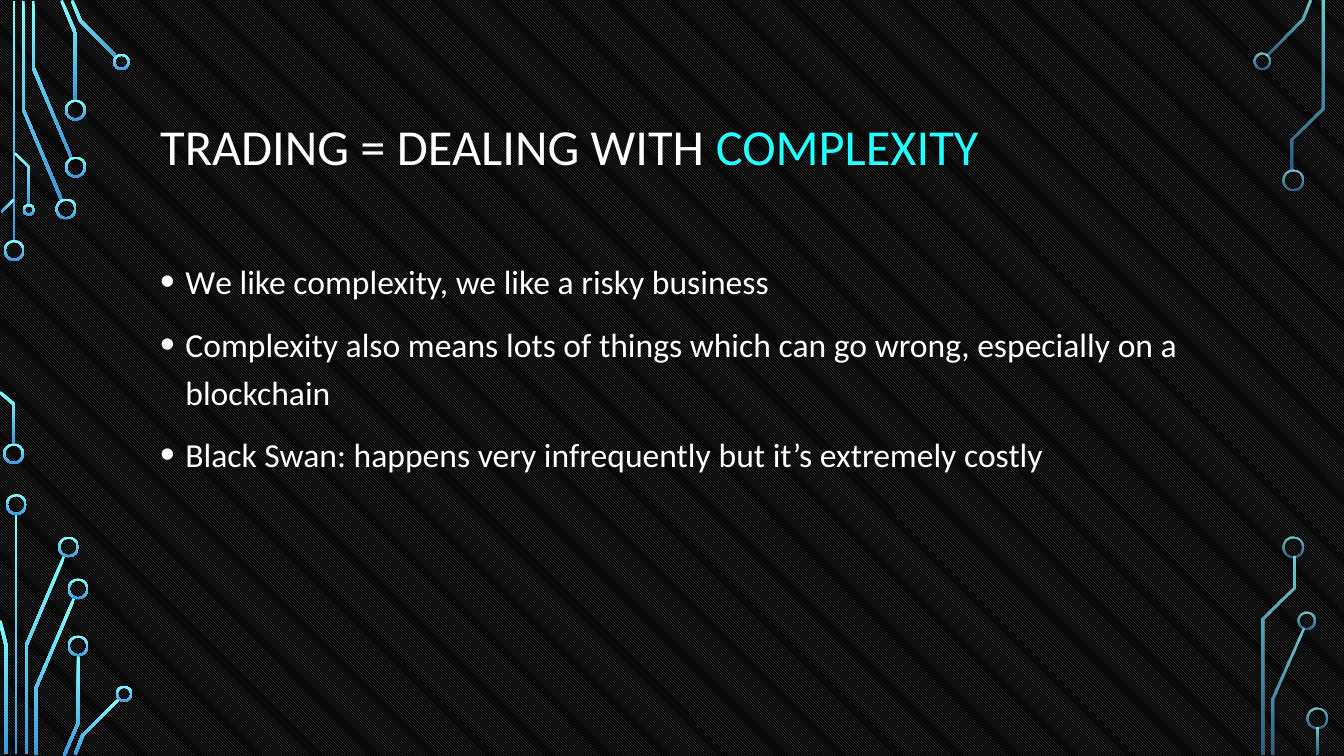
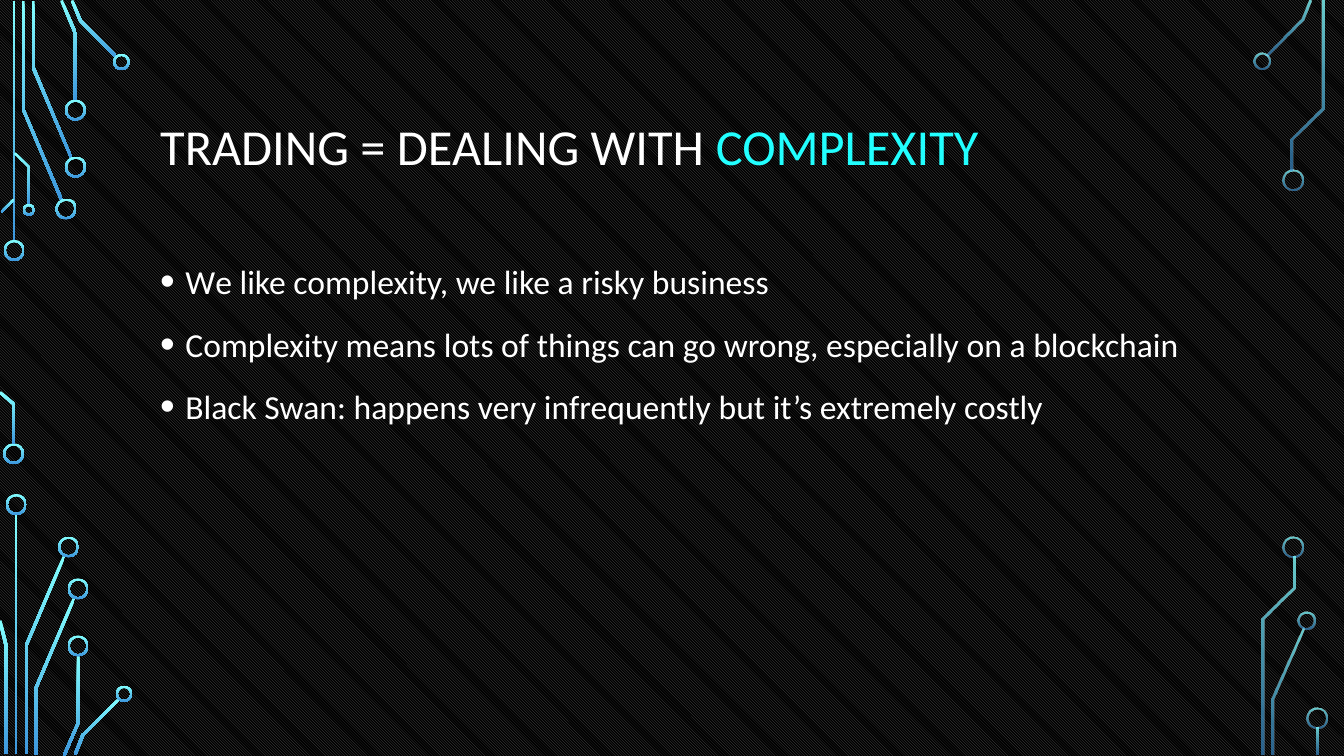
Before and after one commit to tokenika/tokenika.github.io, a slide deck: slide 7 of eostalk/EOS Talk Lodz2.pptx. Drawn at 1344x756 pixels with LibreOffice and Linux fonts; fonts in the diff are those of the drawing; background and template pictures are left out. Boxes give left, top, right and bottom in pixels: in the first picture for what was removed or moved away, otherwise in the second. Text is boxed around its words. In the diff, an @@ line names an element or a change of style, - is before the commit and + after.

```diff
--- a/eostalk/EOS Talk Lodz2.pptx
+++ b/eostalk/EOS Talk Lodz2.pptx
@@ text at box(185, 333, 1178, 363): text changed @@
-• Complexity also means lots of things which can go wrong, especially on a blockchain
+• Complexity means lots of things can go wrong, especially on a blockchain
```
Also in this commit, not shown: 8 other slides changed, 1 other file.
